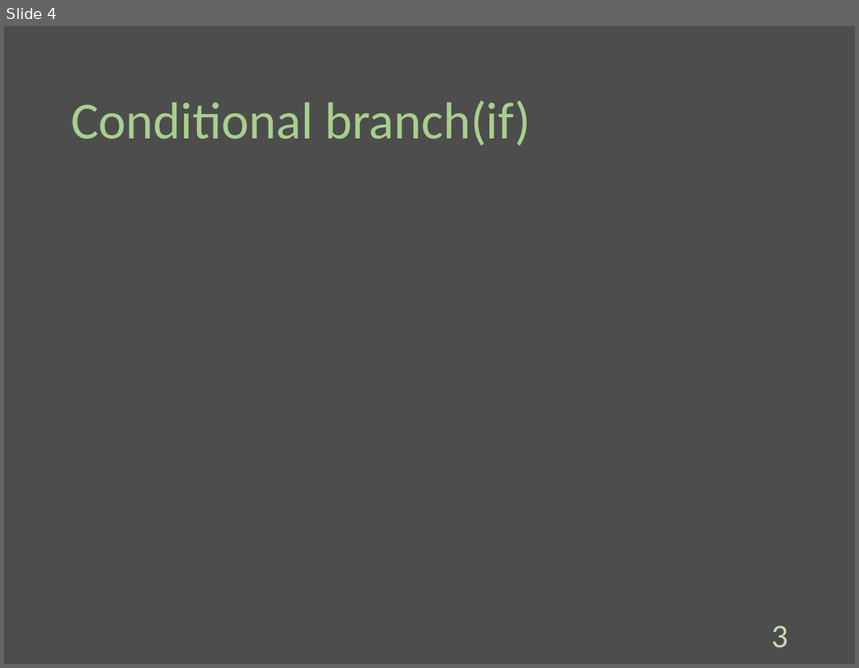
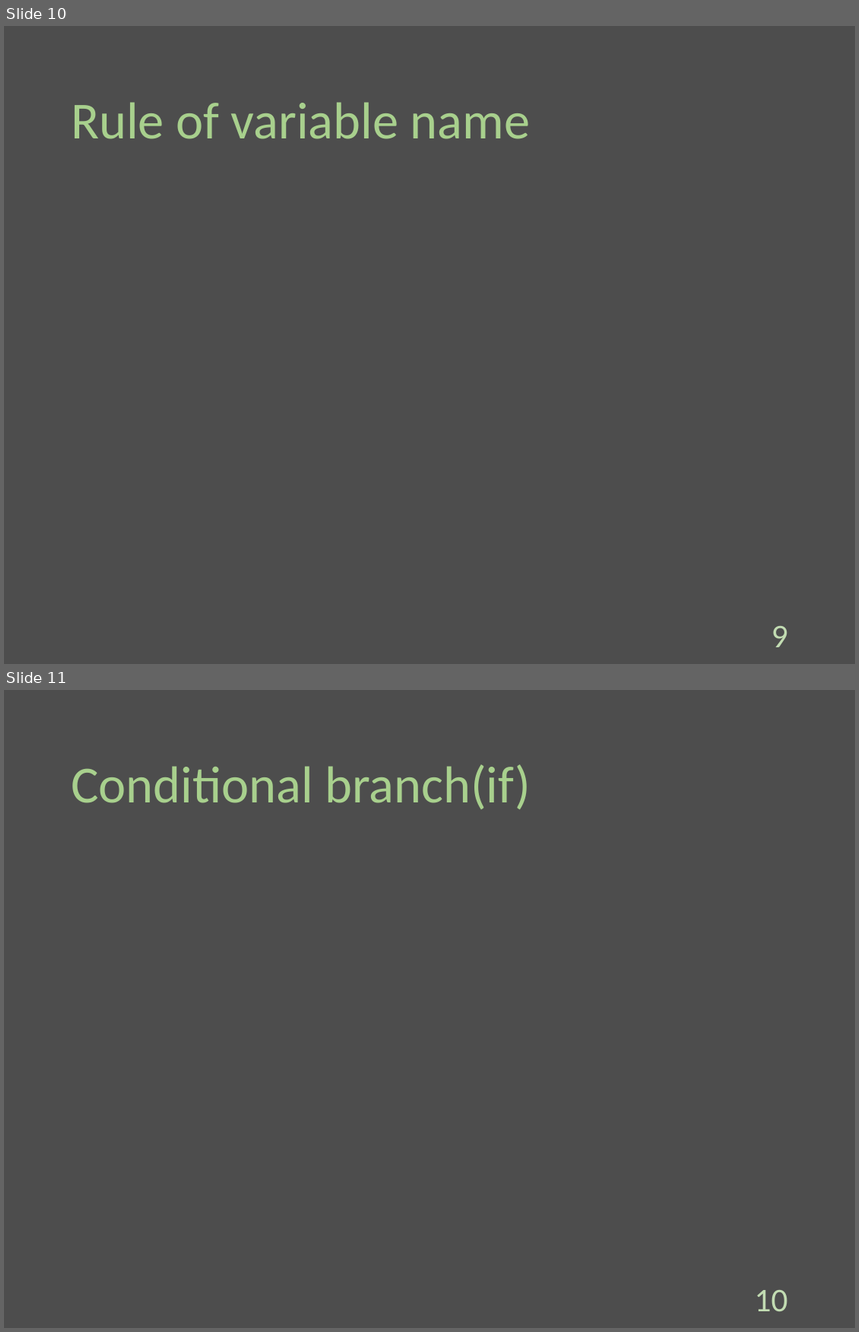
Before and after one commit to Melbeck777/program_seminar, a slide deck: ProgramSlide.pptx. Shown one above the other, each under a label of ours: slide 4 before the commit, slides 10 and 11 after it. The pictures are 859x668 and 859x1332 pixels, drawn with LibreOffice and Linux fonts; fonts in the diff are those of the drawing. Boxes give left, top, right and bottom in pixels: in the first picture for what was removed or moved away, otherwise in the second. Text is boxed around its words. In the diff, an @@ line names an element or a change of style, - is before the commit and + after.

```diff
--- a/ProgramSlide.pptx
+++ b/ProgramSlide.pptx
@@ slide 10 added at <box>4,26,855,664</box>, background #4D4D4D @@
@@ title added at <box>71,102,530,139</box>, 44 pt, text #A8D08D @@
+Rule of variable name
@@ page number added at <box>772,626,788,648</box>, 28 pt, text #C3DDB3 @@
+9
@@ what was slide 4 is now slide 11 @@
@@ page number at <box>755,1290,788,1312</box>: text changed @@
-3
+10
```
Also in this commit, not shown: 4 slides changed, 6 other slides added.
